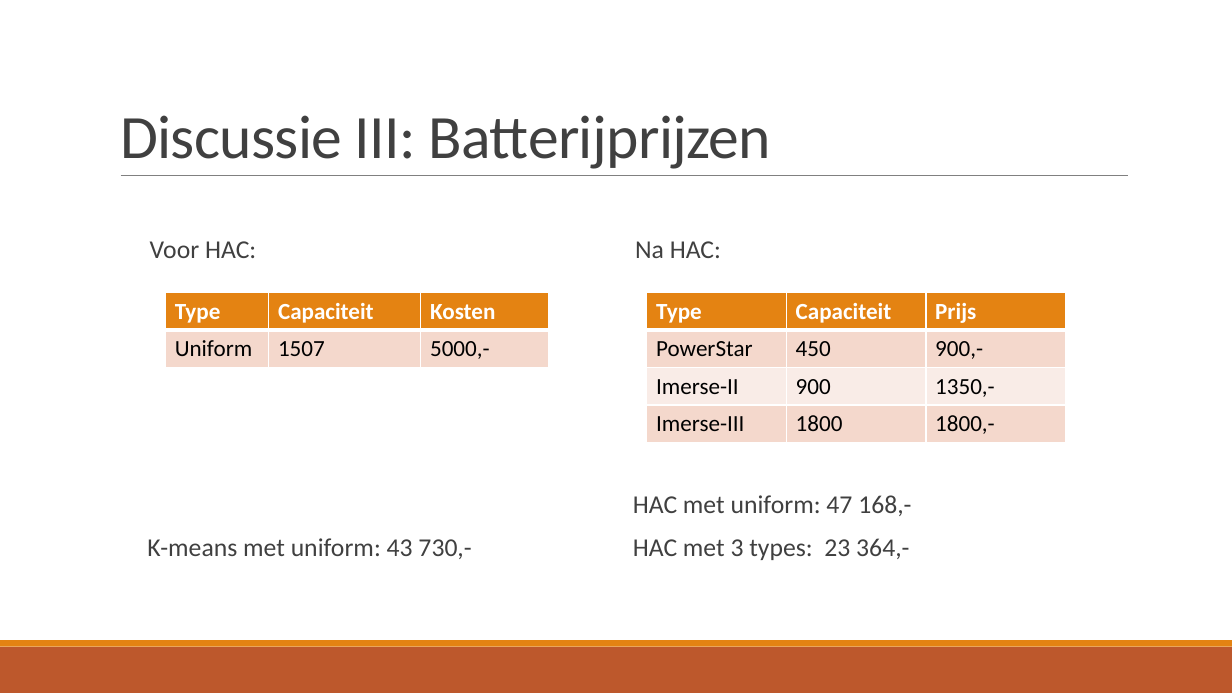
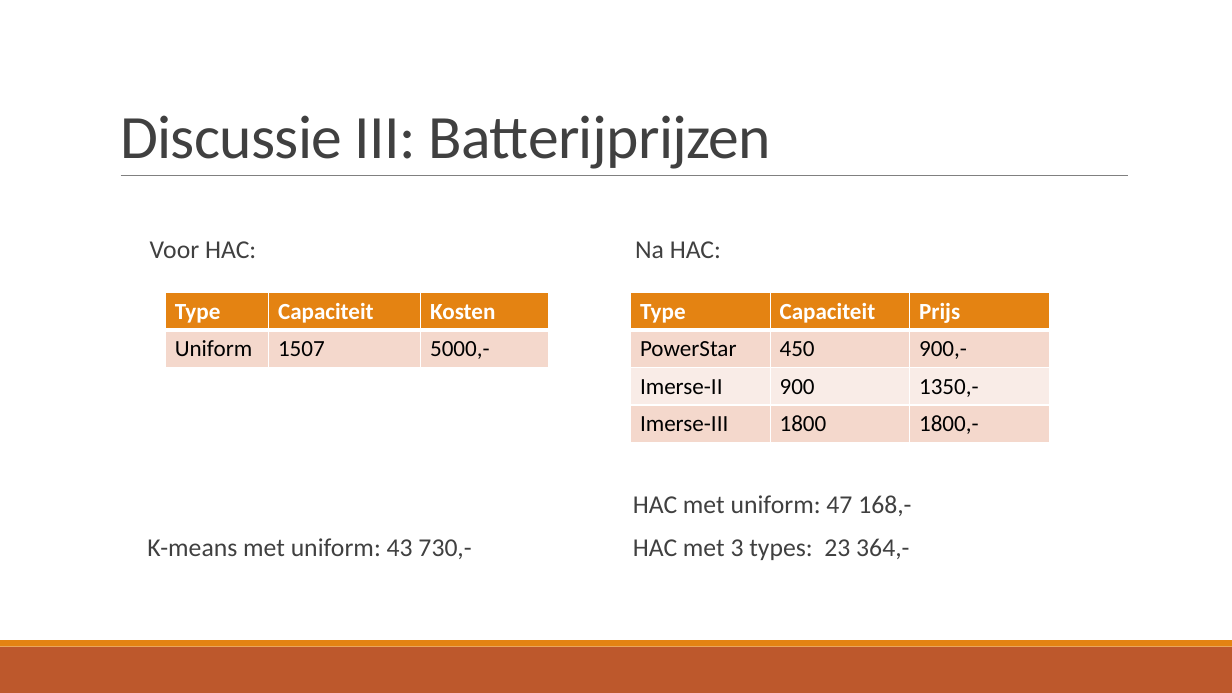
Before and after one commit to broekm006/SmartGrid, a slide deck: slide 21 of Final_V2.pptx. Drawn at 1232x693 pixels with LibreOffice and Linux fonts; fonts in the diff are those of the drawing. Boxes give left, top, right and bottom in pixels: in the first picture for what was removed or moved away, otherwise in the second. Text is boxed around its words. In the diff, an @@ line names an element or a change of style, - is before the commit and + after.

```diff
--- a/Final_V2.pptx
+++ b/Final_V2.pptx
@@ table: place and size @@
-table at [647, 293, 1066, 441]
+table at [631, 293, 1050, 441]
```
Also in this commit, not shown: 3 other slides changed, 8 other files.
